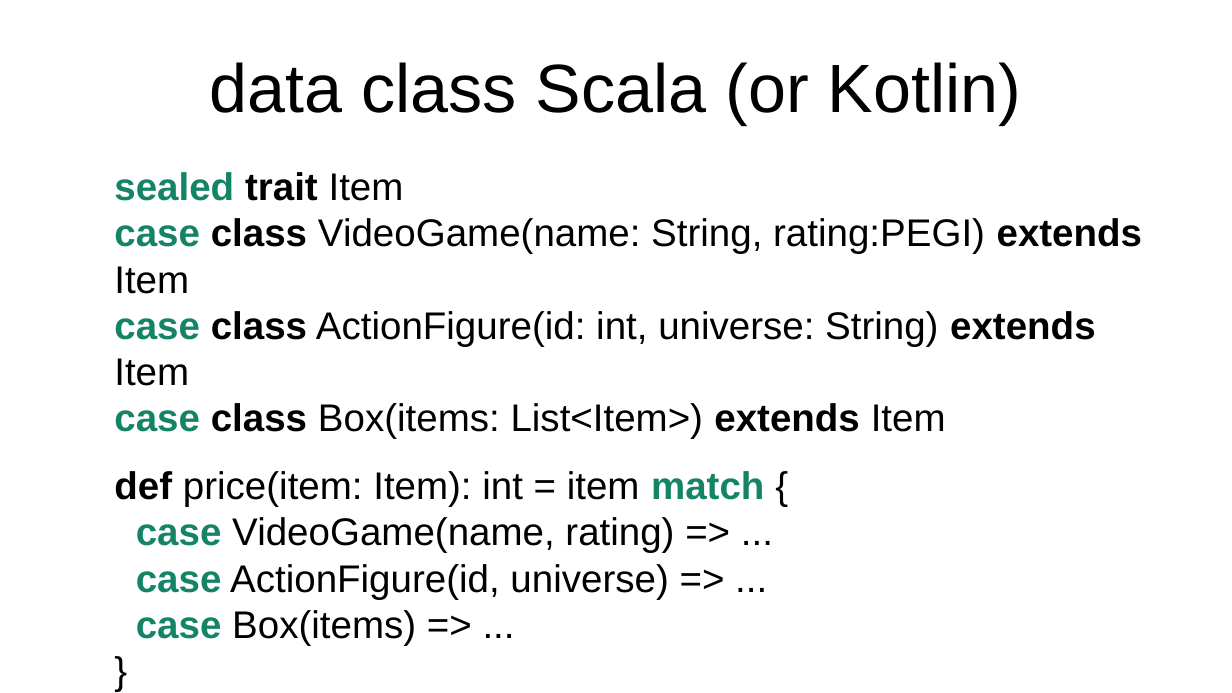
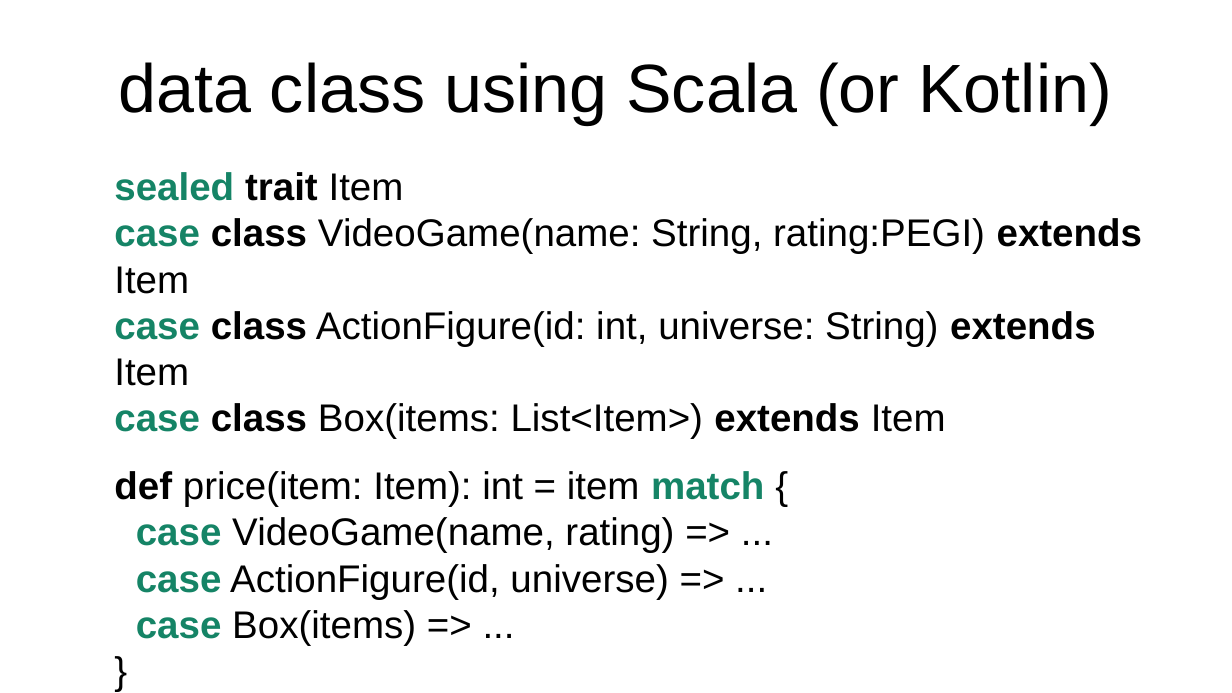
Before and after one commit to forax/pattern-matching, a slide deck: slide 13 of amber.odp. Drawn at 1232x693 pixels with LibreOffice and Linux fonts; fonts in the diff are those of the drawing. Boxes give left, top, right and bottom in pixels: in the first picture for what was removed or moved away, otherwise in the second. Text is boxed around its words. In the diff, an @@ line names an element or a change of style, - is before the commit and + after.

```diff
--- a/amber.odp
+++ b/amber.odp
@@ title at bbox=[118, 62, 1112, 125]: text changed @@
-data class Scala (or Kotlin)
+data class using Scala (or Kotlin)
```
Also in this commit, not shown: 5 other slides changed, 8 other files.
